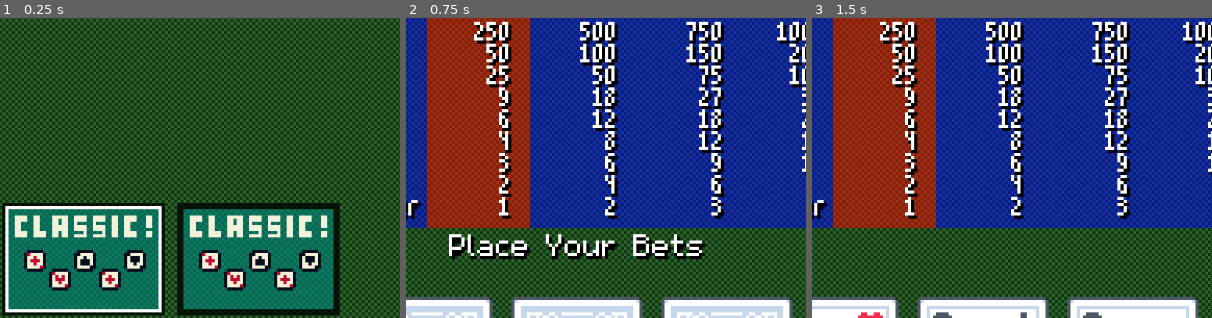
Above: before the commit, frames 1-3 (left to right).
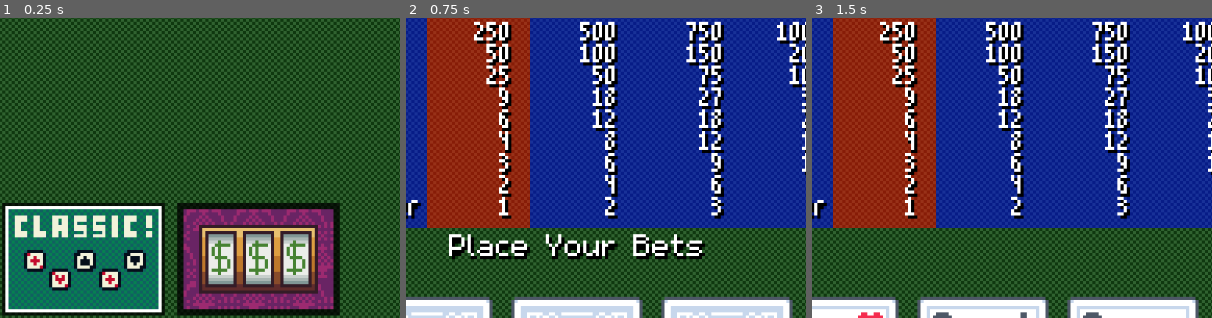
Above: after the commit, the same moments.

Repository: ZombieNW/PokerMachine
Game: Godot game, scene res://main_menu/main_menu.tscn
Two runs of this game, one before a commit and one after it. Both use one fixed random seed, a clock stepped at 60 frames per second and the inputs below.
Inputs (mouse positions are % of the whole screen's width and height, from its top left):
- Up to frame 1 (0.25 s): no input
- Up to frame 2 (0.75 s): tap Enter (deal_draw) at 0.5 s; move the mouse to (39, 51) at 0.52 s; hold C (add_credit) from 0.53 s (still down); click (39, 51) at 0.67 s
- Up to frame 3 (1.5 s): tap Space at 1.25 s; move the mouse to (12, 73) at 1.27 s; release C (add_credit) at 1.28 s; tap B (bet) at 1.35 s; click (12, 73) at 1.42 s
The pictures show only the part of the screen within x 29-79%, y 11-61%; the shares and areas given below are measured in that part.

The runs differ from the first frame. In frame 1, 12% of the frame differs, in the area x 45-84%, y 63-98%; in frame 2, nothing differs; in frame 3, nothing differs.

Commit message:
Add slots to main menu

Diff:
--- a/main_menu/main_menu.tscn
+++ b/main_menu/main_menu.tscn
@@ -7,6 +7,8 @@
 [ext_resource type="PackedScene" uid="uid://m5vpo6d3hxa4" path="res://common/objects/menu_game_icon/poker_game_icon.tscn" id="4_wu84c"]
 [ext_resource type="PackedScene" uid="uid://cytrxtsp7cjik" path="res://games/classic_poker/classic_poker.tscn" id="5_8ln24"]
 [ext_resource type="Texture2D" uid="uid://72c6ar76oaxr" path="res://games/classic_poker/classic_poker_icon.png" id="6_6tl50"]
+[ext_resource type="PackedScene" uid="uid://bc8i3id1mlhim" path="res://games/og_slots/og_slots.tscn" id="8_6at21"]
+[ext_resource type="Texture2D" uid="uid://bdxxpwkx6bx8w" path="res://games/og_slots/og_slots_icon.png" id="9_og6xe"]
 
 [sub_resource type="TileSetAtlasSource" id="TileSetAtlasSource_7vjpr"]
 texture = ExtResource("1_bqqt6")
@@ -71,7 +73,7 @@
 game_scene = ExtResource("5_8ln24")
 game_icon = ExtResource("6_6tl50")
 
-[node name="PokerGame2" parent="Tabletop/CenterContainer/GridContainer" unique_id=59327395 instance=ExtResource("4_wu84c")]
+[node name="SlotsGame" parent="Tabletop/CenterContainer/GridContainer" unique_id=59327395 instance=ExtResource("4_wu84c")]
 layout_mode = 2
-game_scene = ExtResource("5_8ln24")
-game_icon = ExtResource("6_6tl50")
+game_scene = ExtResource("8_6at21")
+game_icon = ExtResource("9_og6xe")
